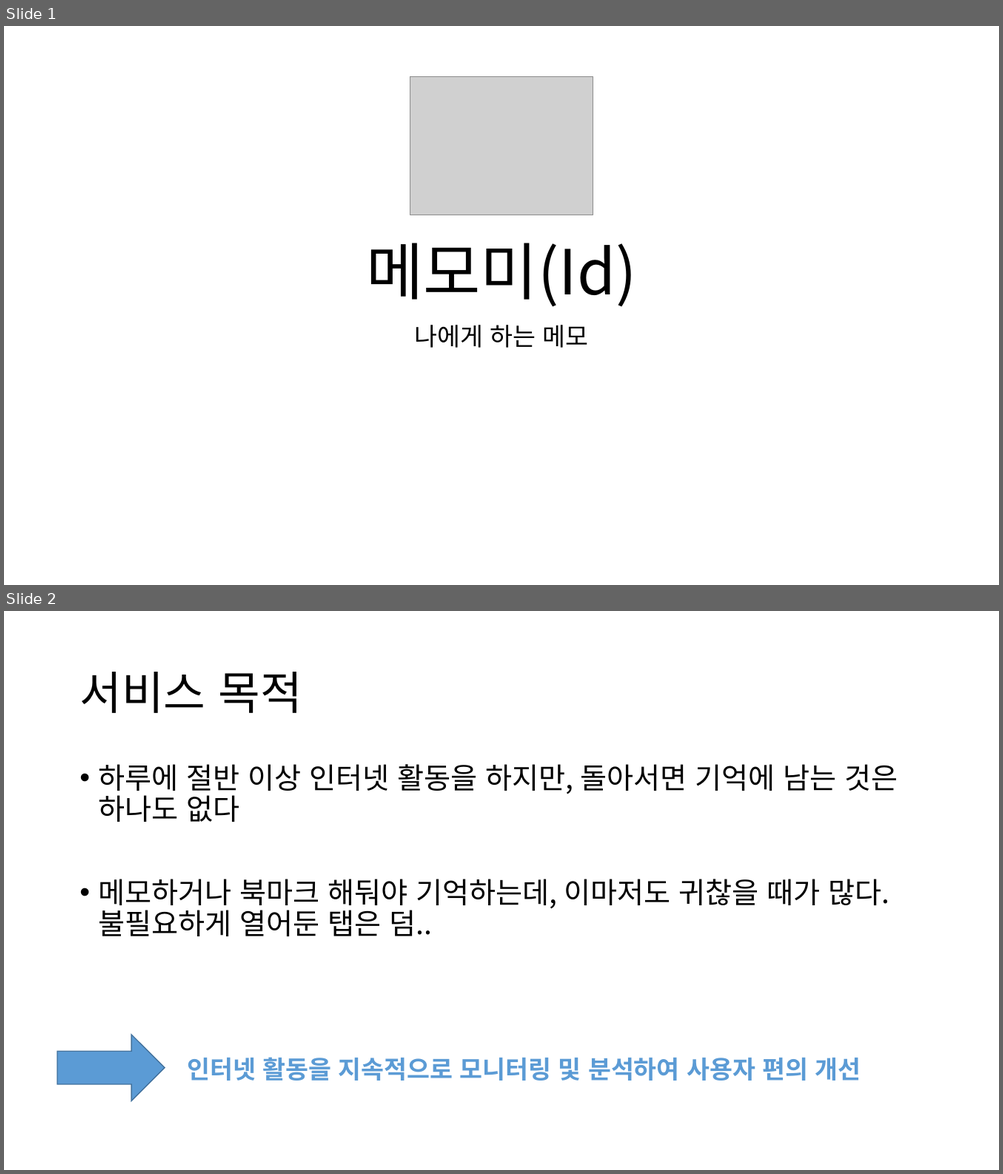
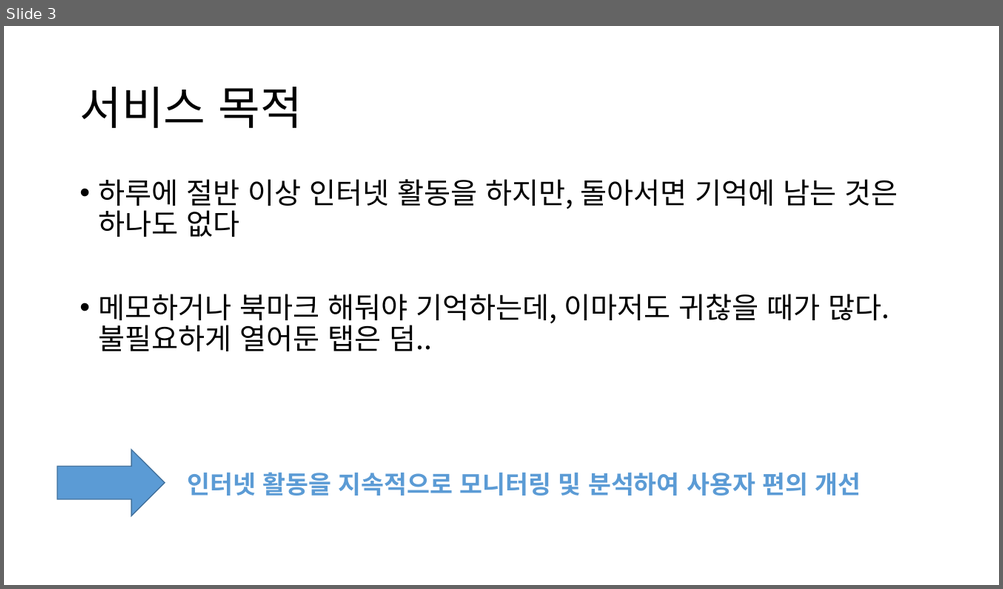
Before and after one commit to HeyHO2154/Id, a slide deck: 시스템 설계도.pptx. Shown one above the other, each under a label of ours: slides 1 and 2 before the commit, slide 3 after it. The pictures are 1003x1174 and 1003x589 pixels, drawn with LibreOffice and Linux fonts; fonts in the diff are those of the drawing; grey boxes stand for pictures. Boxes give left, top, right and bottom in pixels: in the first picture for what was removed or moved away, otherwise in the second. Text is boxed around its words. In the diff, an @@ line names an element or a change of style, - is before the commit and + after.

```diff
--- a/시스템 설계도.pptx
+++ b/시스템 설계도.pptx
@@ slide 1 removed at (4, 26, 999, 585), background #FFFFFF @@
@@ picture removed at (410, 77, 594, 215) @@
@@ title removed at (366, 243, 636, 307) @@
-메모미(Id)
@@ subtitle removed at (414, 325, 589, 348) @@
-나에게 하는 메모
@@ what was slide 2 is now slide 3 @@
```
Also in this commit, not shown: 2 slides added, 5 other files.
